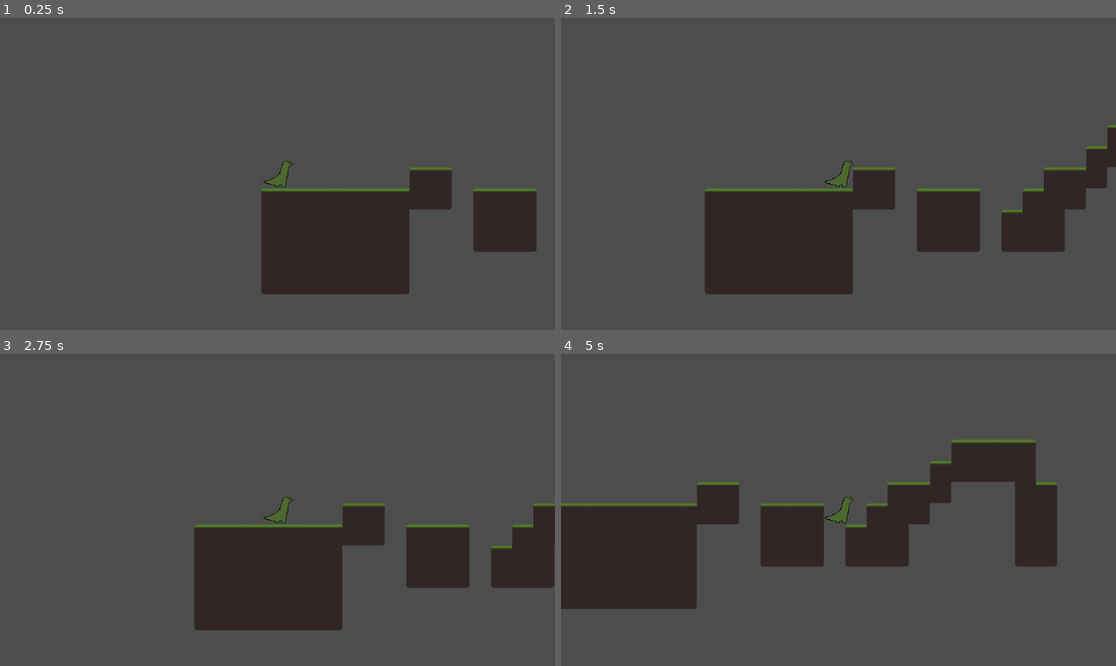
Above: before the commit, frames 1-4 (two rows, left to right).
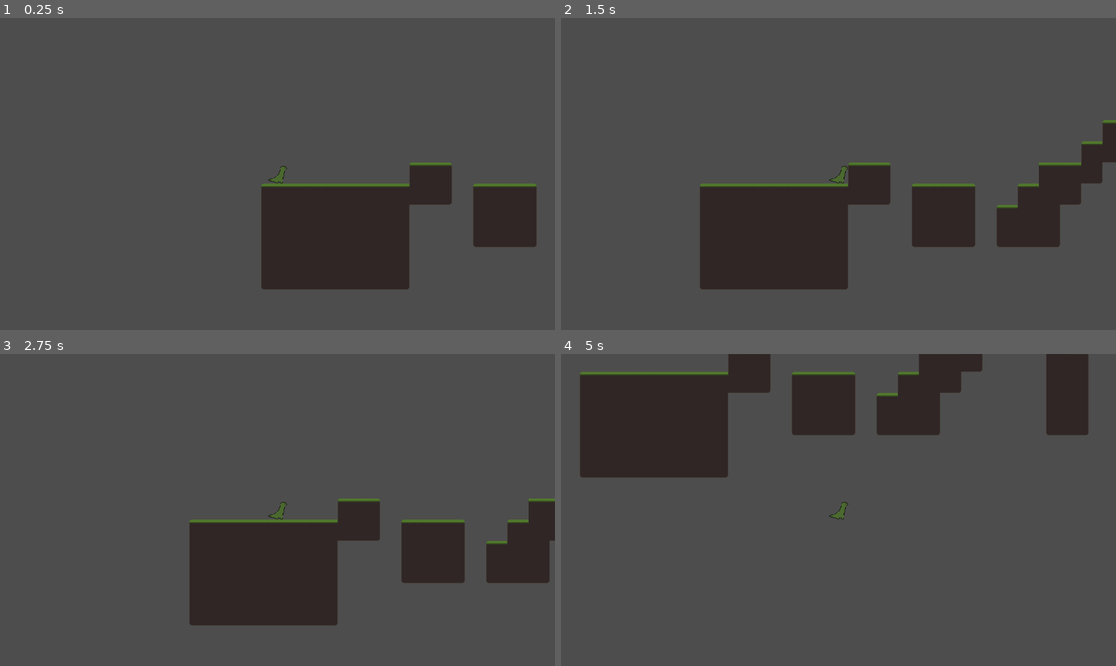
Above: after the commit, the same moments.

Repository: Maxwell-L-hack/Summer_Reading_2026
Game: Godot game, scene res://main.tscn
The game is run twice, just before and just after one commit, with the same random seed, the same clock (stepped at 60 frames per second) and the same inputs.
Inputs:
- Up to frame 1 (0.25 s): no input
- Up to frame 2 (1.5 s): tap Enter (ui_accept) at 0.5, 0.77 s; hold D (ui_right) from 0.53 s (still down); tap Alt at 0.6 s; tap Shift at 1.35 s
- Up to frame 3 (2.75 s): tap Enter (ui_accept) at 1.52 s; release D (ui_right) at 2.03 s; hold A (ui_left) from 2.03 s (still down); tap Alt at 2.1 s
- Up to frame 4 (5 s): release A (ui_left) at 2.78 s; hold D (ui_right) 2.78-4.28 s; tap Shift at 2.85, 4.35 s; tap Enter (ui_accept) at 3.02, 3.77, 4.52 s; tap Alt at 3.6 s; hold A (ui_left) from 4.28 s (still down)

The runs differ from the first frame. In frame 1, 2.0% of the frame differs, in the area x 47-97%, y 45-89%; in frame 2, 4.4%; in frame 3, 3.8%; in frame 4, 36%, in the area x 0-95%, y 0-82%.

Commit message:
Made dino smaller so you can fall through the gaps

Diff:
--- a/dino_game/player.tscn
+++ b/dino_game/player.tscn
@@ -11,12 +11,12 @@
 
 [node name="Dino1" type="Sprite2D" parent="." unique_id=1788872501]
 texture_filter = 1
-position = Vector2(0.5454531, 0.4999981)
-scale = Vector2(0.62499994, 0.625)
+position = Vector2(-0.0909071, 1.9999985)
+scale = Vector2(0.4090907, 0.40909088)
 texture = ExtResource("2_i3pqv")
 
 [node name="CollisionShape2D" type="CollisionShape2D" parent="." unique_id=1051267113]
-scale = Vector2(3, 3)
+scale = Vector2(2, 2)
 shape = SubResource("RectangleShape2D_hqtel")
 
 [node name="Camera2D" type="Camera2D" parent="." unique_id=829182919]
